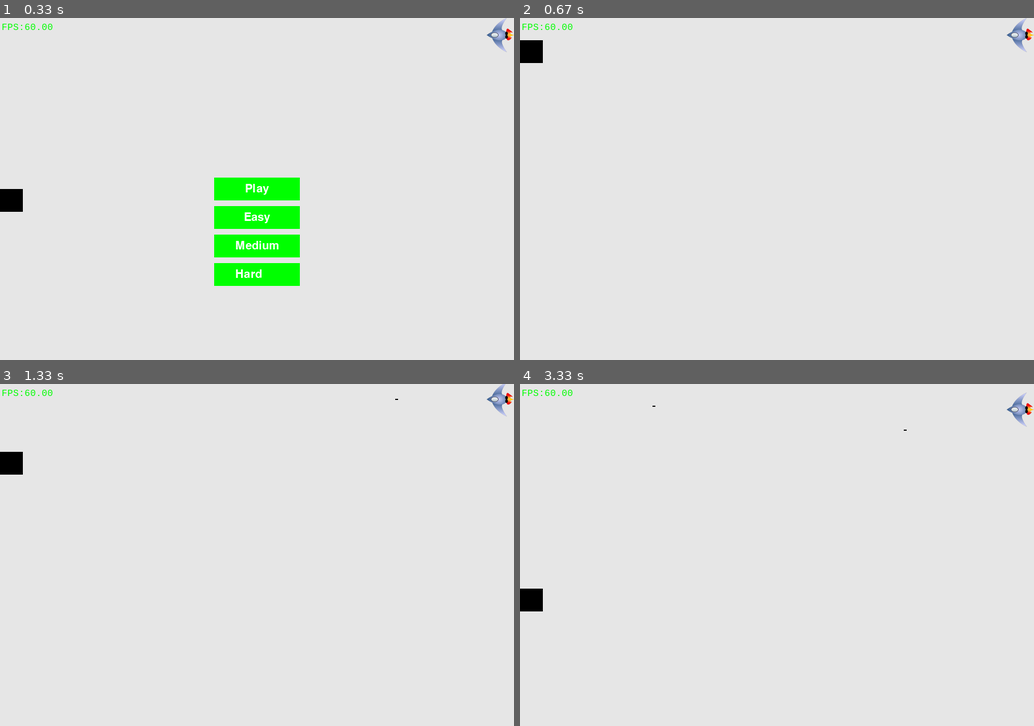
Above: before the commit, frames 1-4 (two rows, left to right).
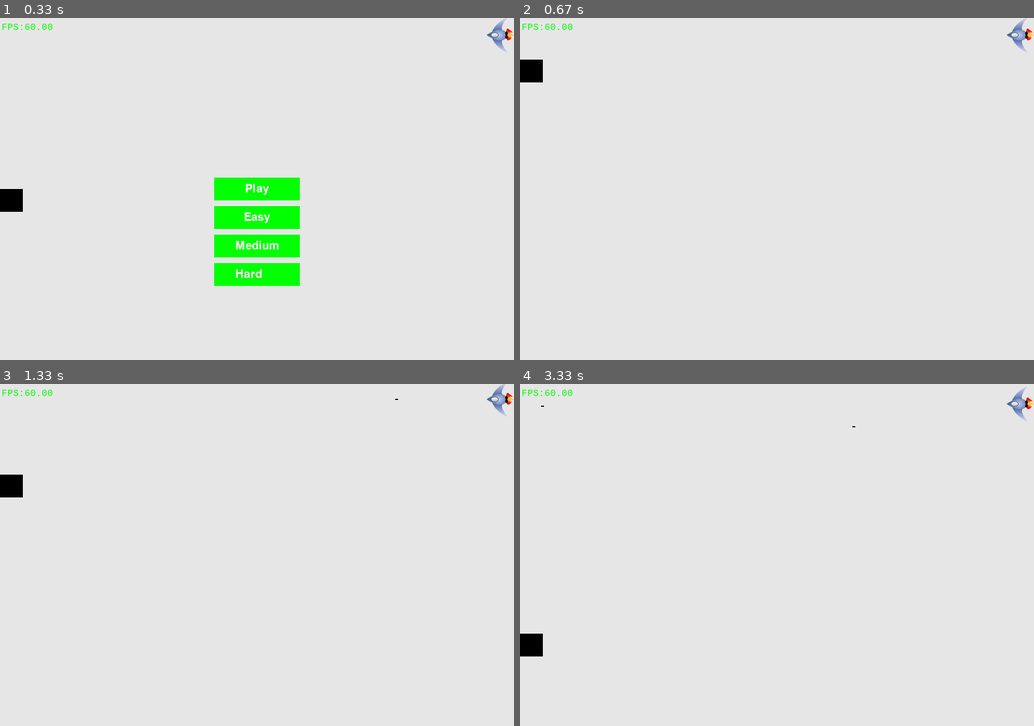
Above: after the commit, the same moments.

Repository: kkh4606/python_crash_course
Game: pygame game, started from pygame_projects/alienInvasion/exercise/target_practice.py
Two runs of this game, one before a commit and one after it. Both use one fixed random seed, a clock stepped at 60 frames per second and the inputs below.
Inputs (mouse positions are in pixels of both pictures, inside the frame that each line leads up to):
- Up to frame 1 (0.33 s): no input
- Up to frame 2 (0.67 s): click "Play" at 0.38 s
- Up to frame 3 (1.33 s): click (257, 582) at 0.72 s; hold Up from 1 s (still down); tap Space at 1.07 s
- Up to frame 4 (3.33 s): tap Space at 1.37, 1.57, 1.9, 2.3, 3.03 s; release Up at 1.47 s; hold Down 1.5-1.8 s; hold Up 1.83-2.2 s; hold Down 2.23-2.6 s; click (777, 613) at 2.68 s; hold Up 2.97-3.27 s; hold Down from 3.3 s (still down)

Frame 1 is identical in both runs. In frame 2, 0.5% of the frame differs, in the area x 0-5%, y 6-19%; in frame 3, 0.6%; in frame 4, 0.9%, in the area x 0-100%, y 0-80%.

Commit message:
finished game level and fixed some codes

Diff:
--- a/pygame_projects/alienInvasion/exercise/target_practice.py
+++ b/pygame_projects/alienInvasion/exercise/target_practice.py
@@ -254,6 +254,25 @@
 
             pygame.mouse.set_visible(False)
 
+    def _change_game_level(self, mouse_pos):
+
+        easy_btn_clicked = self.buttons.easy_rect.collidepoint(mouse_pos)
+        medium_btn_clicked = self.buttons.medium_rect.collidepoint(mouse_pos)
+        hard_btn_clicked = self.buttons.hard_rect.collidepoint(mouse_pos)
+
+        self.settings.initialize_dynamic_settings()
+
+        if easy_btn_clicked:
+            self.settings.speedup_scale = 1
+
+        if medium_btn_clicked:
+            self.settings.speedup_scale = 1.5
+
+        if hard_btn_clicked:
+            self.settings.speedup_scale = 2
+
+        self.settings.increase_speed()
+
     def _update_enemy(self):
         self._check_rect_edge()
         self.enemy.update()
@@ -326,8 +345,6 @@
             self.game_active = False
             pygame.mouse.set_visible(True)
 
-            self.settings.increase_speed()
-
         if self.stats.bullet_left == len(self.bullets) == 0:
 
             self.game_active = False
@@ -352,6 +369,7 @@
                 mouse_pos = pygame.mouse.get_pos()
 
                 self._check_play_button(mouse_pos)
+                self._change_game_level(mouse_pos)
 
     def _check_keydown_event(self, event):
 
